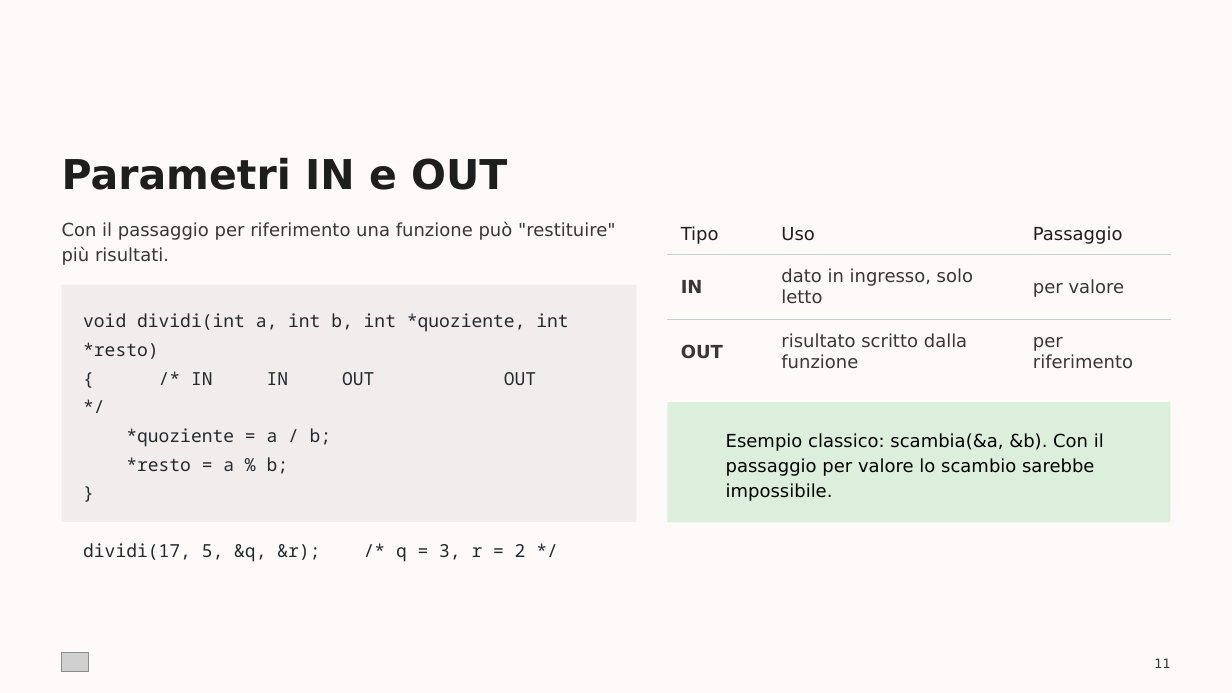
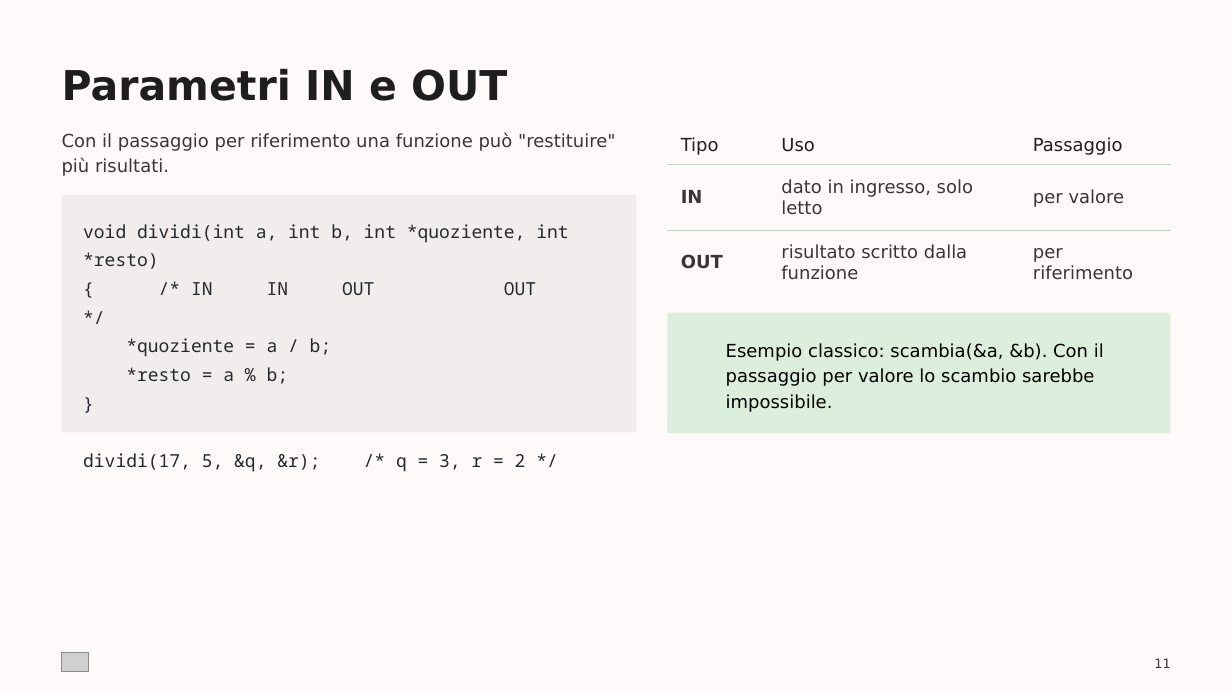
Before and after one commit to albertotesta-teach/linguaggio-C, a slide deck: slide 11 of 00-Documentazione/Linguaggio-C-03-Le-Funzioni.pptx. Drawn at 1232x693 pixels with LibreOffice and Linux fonts; fonts in the diff are those of the drawing; grey boxes stand for pictures; background and template pictures are left out. Boxes give left, top, right and bottom in pixels: in the first picture for what was removed or moved away, otherwise in the second. Text is boxed around its words. In the diff, an @@ line names an element or a change of style, - is before the commit and + after.

```diff
--- a/00-Documentazione/Linguaggio-C-03-Le-Funzioni.pptx
+++ b/00-Documentazione/Linguaggio-C-03-Le-Funzioni.pptx
@@ 4 texts, 2 rounded rectangles, 1 table: place and size @@
-4 texts, 2 rounded rectangles, 1 table at [62,157,1170,562]
+4 texts, 2 rounded rectangles, 1 table at [62,68,1170,472]
```
Also in this commit, not shown: 4 other slides changed, 7 other files.
